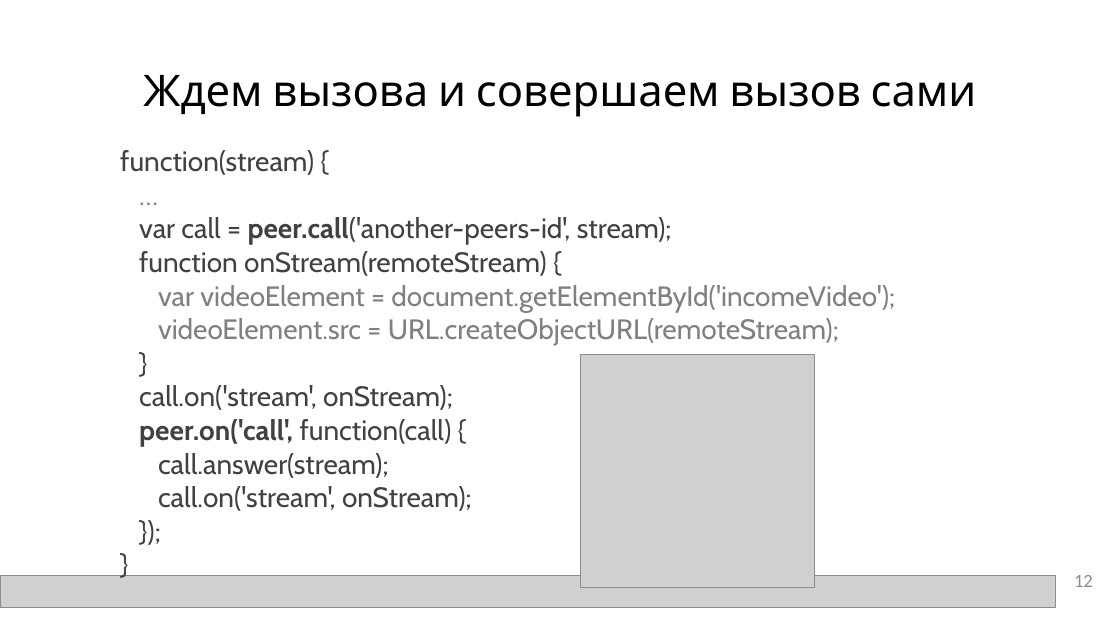
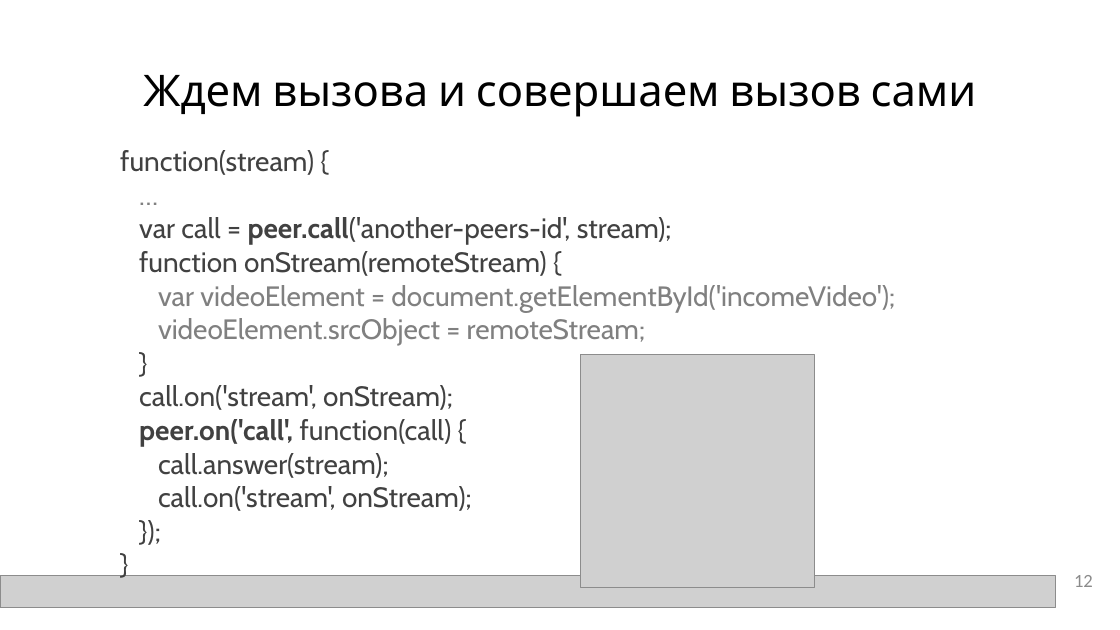
Before and after one commit to Maqentaer/js-webrtc, a slide deck: slide 12 of presentation.pptx. Drawn at 1120x630 pixels with LibreOffice and Linux fonts; fonts in the diff are those of the drawing; grey boxes stand for pictures. Boxes give left, top, right and bottom in pixels: in the first picture for what was removed or moved away, otherwise in the second. Text is boxed around its words. In the diff, an @@ line names an element or a change of style, - is before the commit and + after.

Commit message:
changed to srcObject set

```diff
--- a/presentation.pptx
+++ b/presentation.pptx
@@ text at [158, 318, 645, 346]: text changed @@
-videoElement.src = URL.createObjectURL(remoteStream);
+videoElement.srcObject = remoteStream;
```
Also in this commit, not shown: 1 other slide changed, 3 other files.
